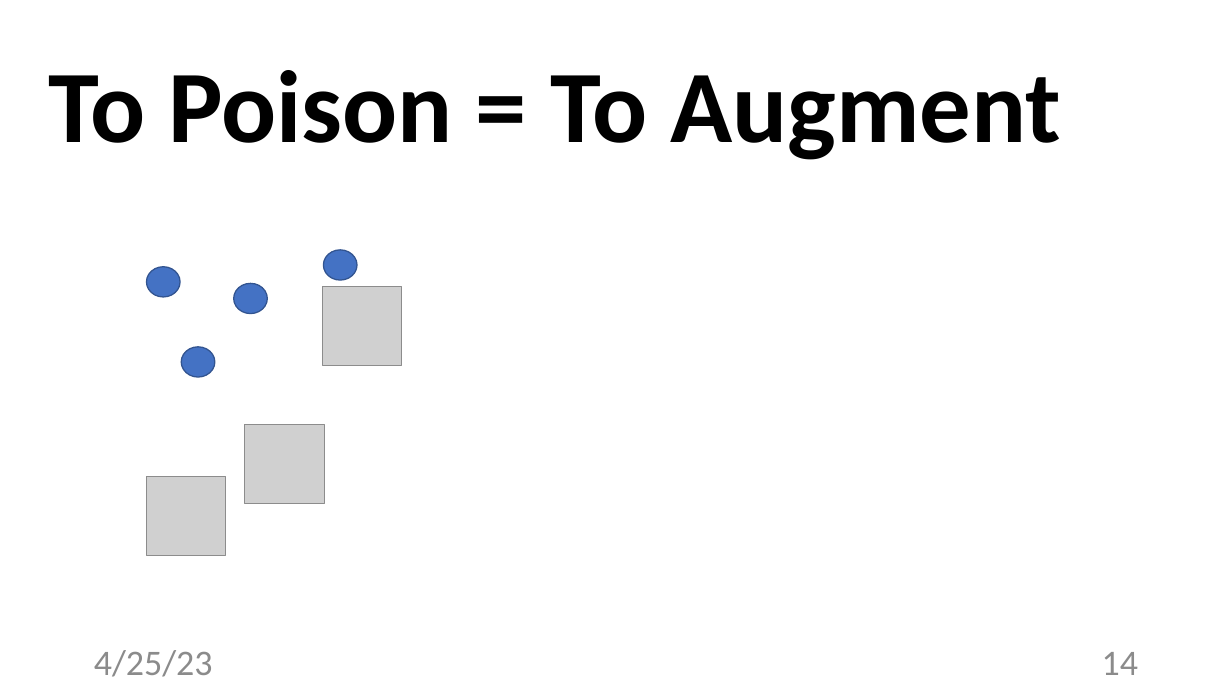
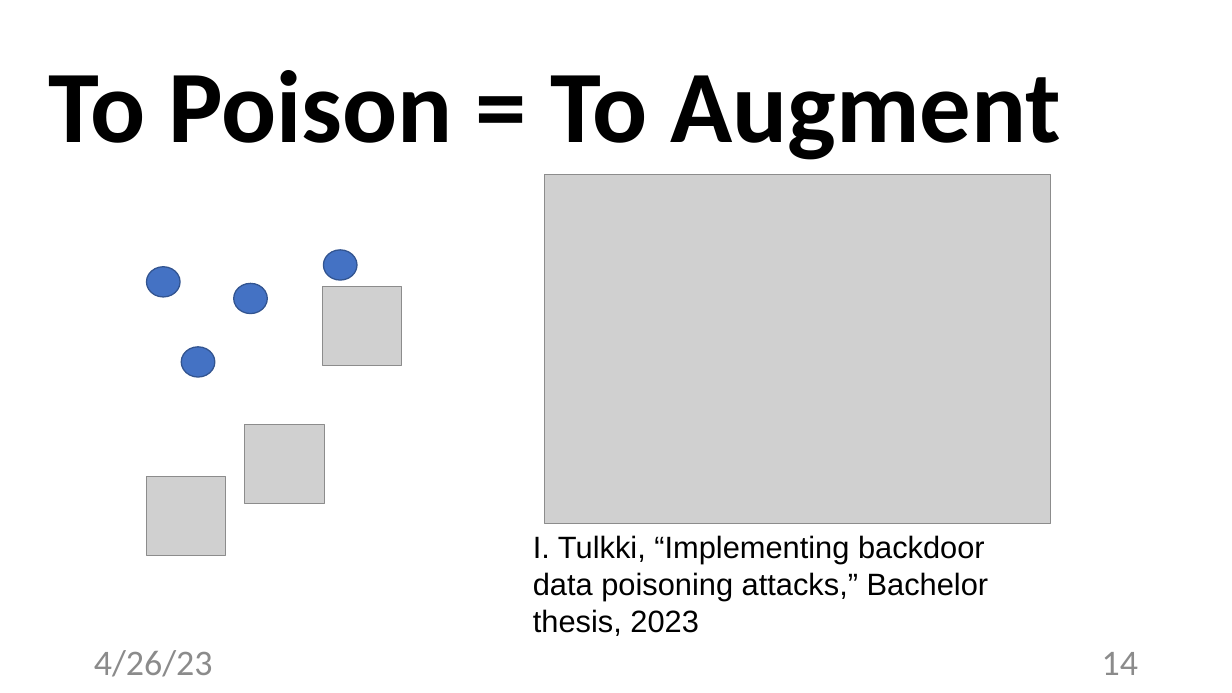
Before and after one commit to alexjungaalto/FederatedLearning, a slide deck: slide 14 of slides/CS-E4740_DataPoisoning.pptx. Drawn at 1232x693 pixels with LibreOffice and Linux fonts; fonts in the diff are those of the drawing; grey boxes stand for pictures. Boxes give left, top, right and bottom in pixels: in the first picture for what was removed or moved away, otherwise in the second. Text is boxed around its words. In the diff, an @@ line names an element or a change of style, - is before the commit and + after.

```diff
--- a/slides/CS-E4740_DataPoisoning.pptx
+++ b/slides/CS-E4740_DataPoisoning.pptx
@@ picture added at box(544, 175, 1051, 524) @@
@@ text added at box(533, 535, 989, 636), 24 pt, text #000000 @@
+I. Tulkki, “Implementing backdoor data poisoning attacks,” Bachelor thesis, 2023
@@ text at box(94, 650, 213, 677): text changed @@
-4/25/23
+4/26/23
```
Also in this commit, not shown: 18 other slides changed, 2 other files.
